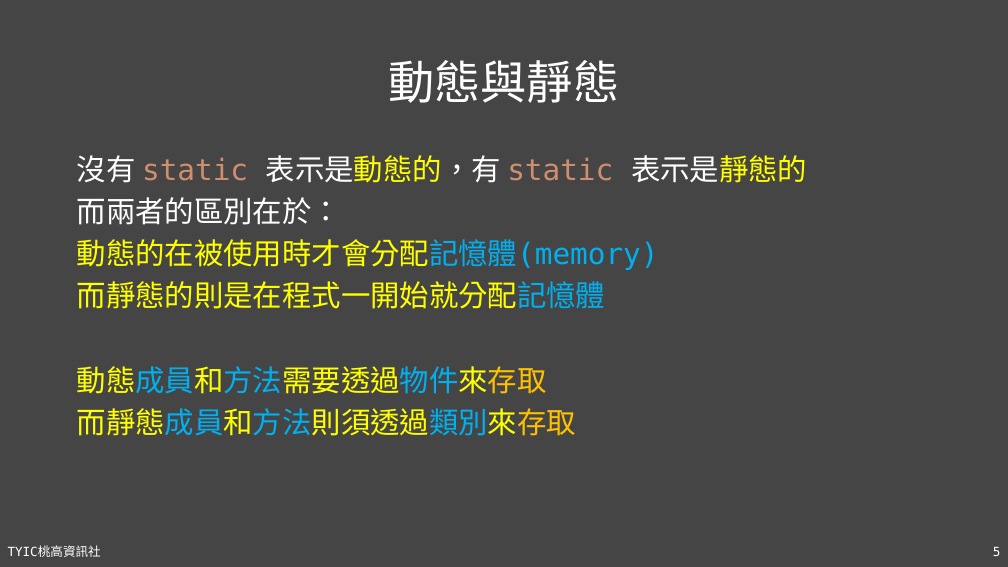
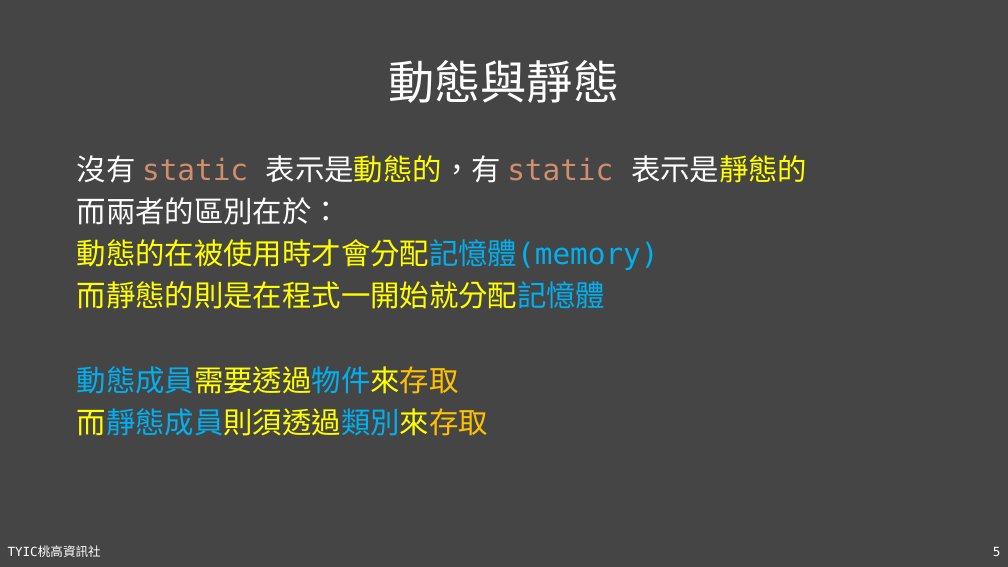
Before and after one commit to TYSHIC/slides, a slide deck: slide 5 of powerpoint/08_OOP與類別.pptx. Drawn at 1008x567 pixels with LibreOffice and Linux fonts; fonts in the diff are those of the drawing. Boxes give left, top, right and bottom in pixels: in the first picture for what was removed or moved away, otherwise in the second. Text is boxed around its words. In the diff, an @@ line names an element or a change of style, - is before the commit and + after.

```diff
--- a/powerpoint/08_OOP與類別.pptx
+++ b/powerpoint/08_OOP與類別.pptx
@@ text at (77, 366, 488, 436): text changed; text colour #FFFF00 to #00B0F0 @@
-動態成員和方法需要透過物件來存取
-而靜態成員和方法則須透過類別來存取
+動態成員需要透過物件來存取
+而靜態成員則須透過類別來存取
```
Also in this commit, not shown: 11 other slides changed, 7 slides added, 9 other files.
